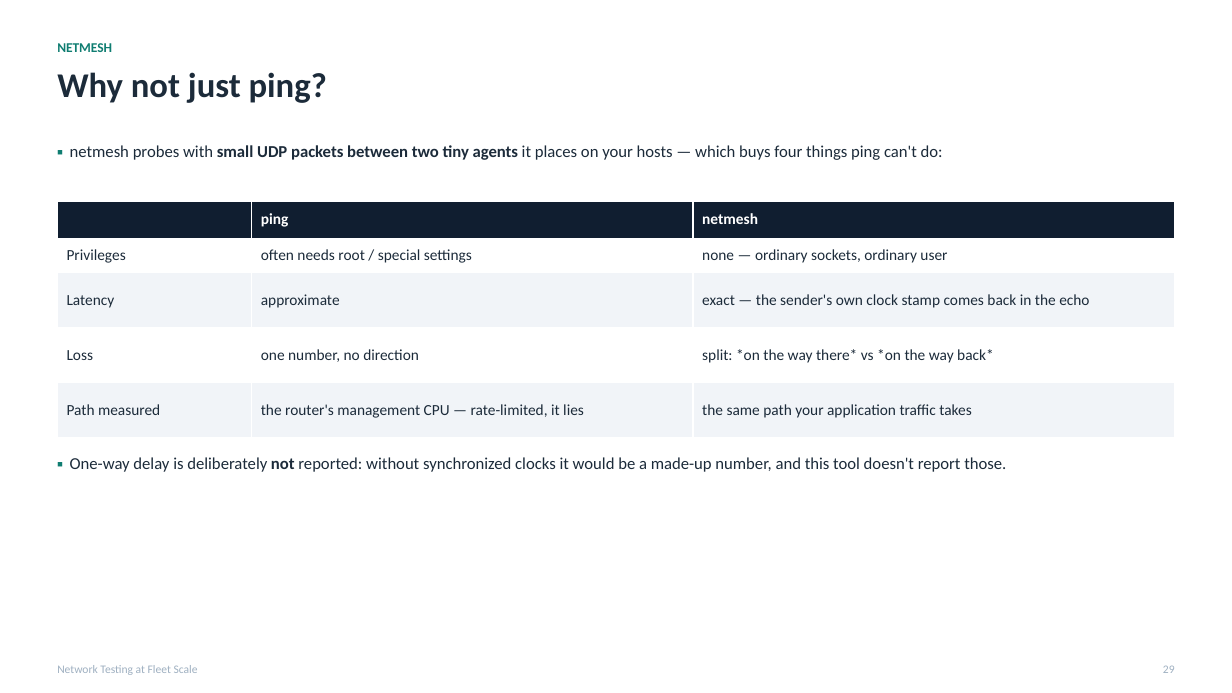
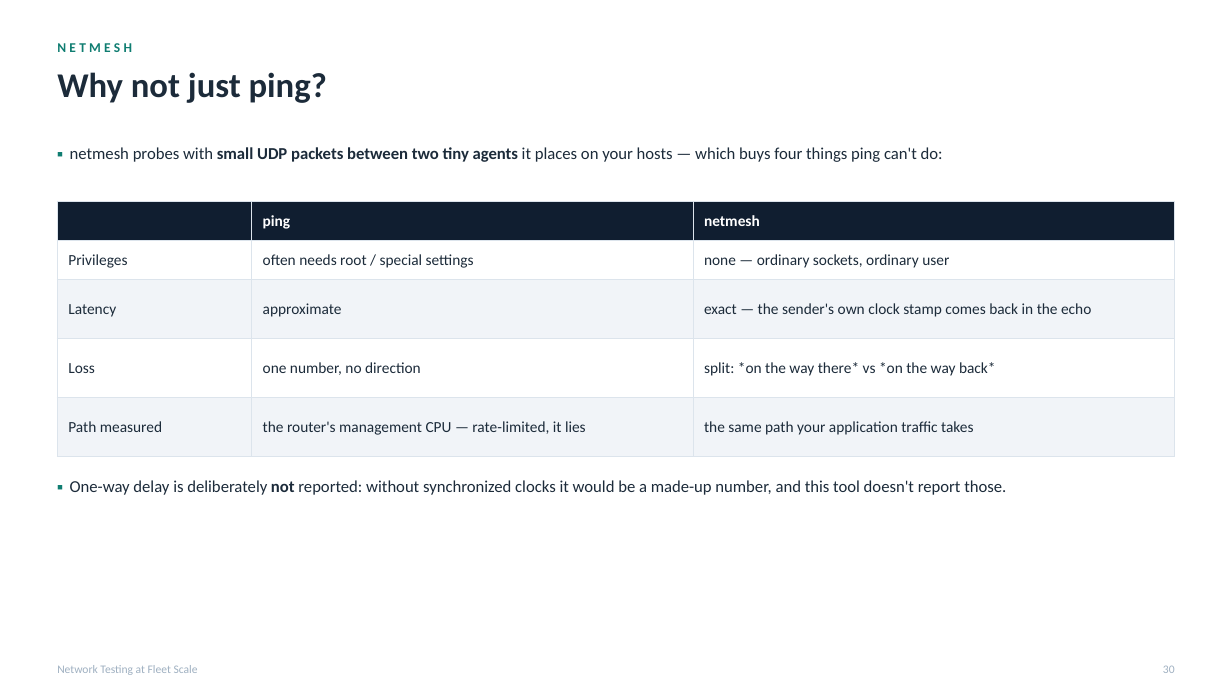
Before and after one commit to MartinGallagher-code/presentations, a slide deck: slide 30 of network-testing/network_testing.pptx (slide 29 before the commit). Drawn at 1232x693 pixels with LibreOffice and Linux fonts; fonts in the diff are those of the drawing. Boxes give left, top, right and bottom in pixels: in the first picture for what was removed or moved away, otherwise in the second. Text is boxed around its words. In the diff, an @@ line names an element or a change of style, - is before the commit and + after.

```diff
--- a/network-testing/network_testing.pptx
+++ b/network-testing/network_testing.pptx
@@ text "NETMESH" at (x1=57, y1=43, x2=132, y2=52): letter spacing 0 to 2.6 pt @@
@@ text "▪ netmesh probes with small ..." at (x1=70, y1=147, x2=943, y2=162): line spacing 1 to 1.12; more space between paragraphs @@
@@ table at (x1=57, y1=201, x2=1175, y2=457) @@
@@ borders changed @@
@@ text "▪ One-way delay is deliberately ..." at (x1=70, y1=480, x2=1006, y2=495): line spacing 1 to 1.12; more space between paragraphs @@
@@ text "▪ One-way delay is deliberately ..." moved from (x1=70, y1=457, x2=1006, y2=472) to (x1=70, y1=480, x2=1006, y2=495) @@
@@ text at (x1=1163, y1=665, x2=1175, y2=673): text changed @@
-29
+30
```
Also in this commit, not shown: 33 other slides changed, 1 slide added, 2 other files.
